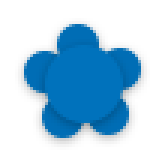
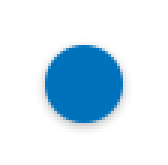
Layered file, before and after one edit (168x165). Changes by layer:
hid "Ellipse 1 copy 9" over [42, 96, 84, 138]
hid "Ellipse 1 copy 8" over [87, 93, 129, 135]
hid "Ellipse 1 copy 6" over [99, 48, 141, 90]
hid "Ellipse 1 copy 5" over [57, 24, 99, 57]
hid "Ellipse 1 copy 4" over [24, 51, 63, 93]
